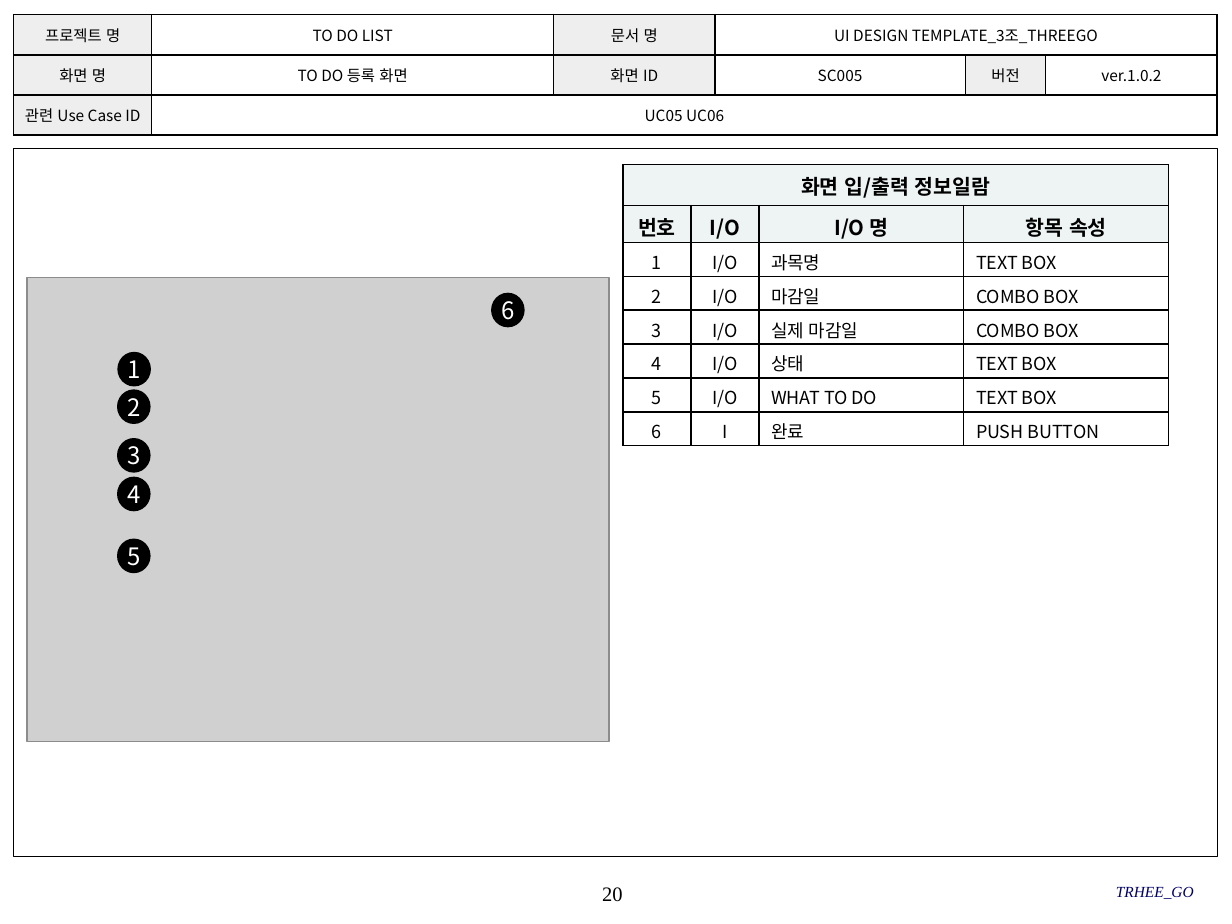
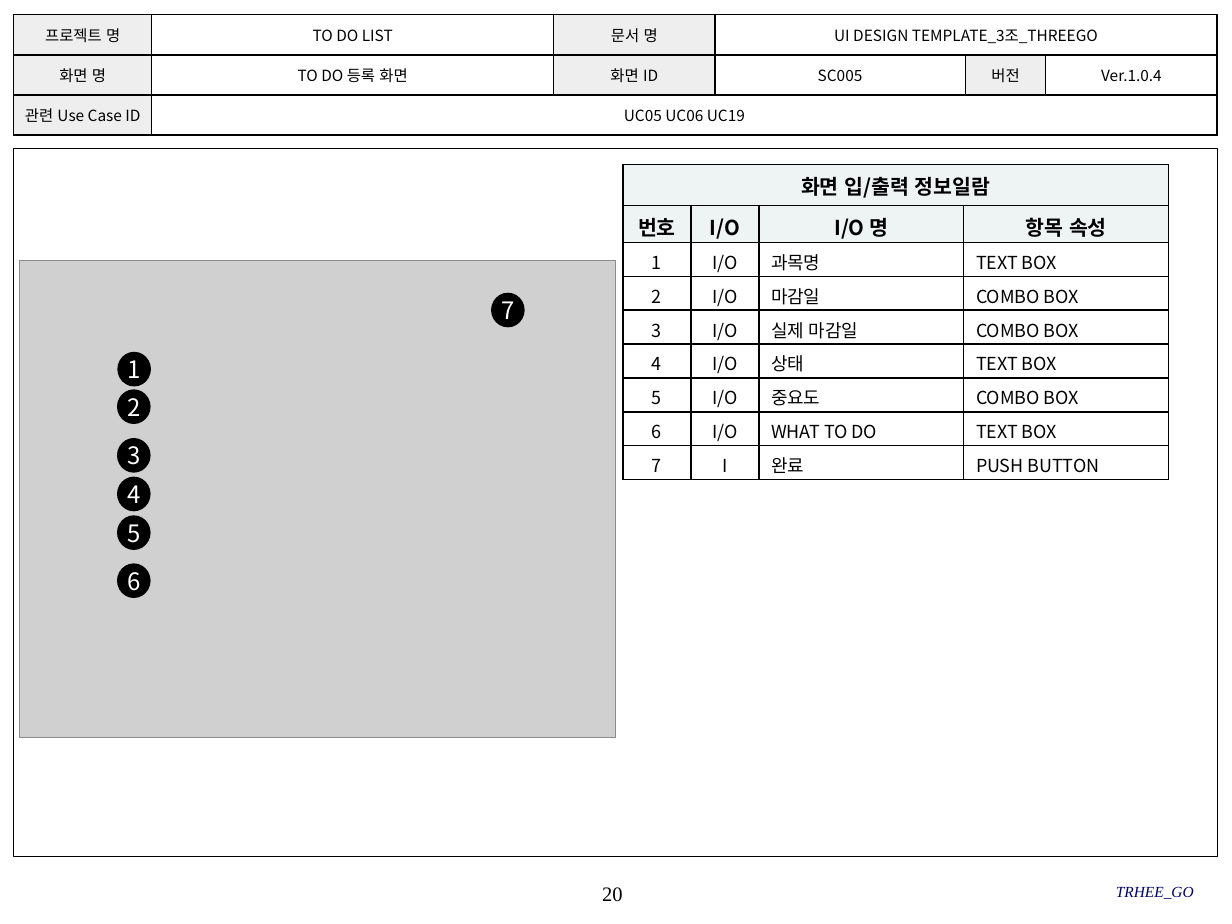
Before and after one commit to SMU-SE-Admin/18-1_3_THREEGO_Doc, a slide deck: slide 20 of 03 설계/UI Design Template_3조_THREEGO.pptx. Drawn at 1232x924 pixels with LibreOffice and Linux fonts; fonts in the diff are those of the drawing; grey boxes stand for pictures; background and template pictures are left out. Boxes give left, top, right and bottom in pixels: in the first picture for what was removed or moved away, otherwise in the second. Text is boxed around its words. In the diff, an @@ line names an element or a change of style, - is before the commit and + after.

```diff
--- a/03 설계/UI Design Template_3조_THREEGO.pptx
+++ b/03 설계/UI Design Template_3조_THREEGO.pptx
@@ table at (14,15,1216,136) @@
-row 2, column 6: ver.1.0.2
+row 2, column 6: Ver.1.0.4
-row 3, column 2: UC05 UC06
+row 3, column 2: UC05 UC06 UC19
@@ table at (623,165,1168,479) @@
-row 7: 5 | I/O | WHAT TO DO | TEXT BOX
-row 8: 6 | I | 완료 | PUSH BUTTON
+row 7: 5 | I/O | 중요도 | COMBO BOX
+row 8: 6 | I/O | WHAT TO DO | TEXT BOX
+row 9: 7 | I | 완료 | PUSH BUTTON
@@ picture: place and size @@
-picture at (27,277,610,742)
+picture at (20,260,616,737)
@@ text in ellipse at (501,301,514,319): text changed @@
-6
+7
@@ ellipse "5": place and size @@
-ellipse "5" at (118,541,148,572)
+ellipse "5" at (118,517,148,548)
@@ ellipse added at (118,565,148,596), fill #000000, outline #000000 2 pt, 14 pt, text #FFFFFF @@
+6
```
Also in this commit, not shown: 22 other slides changed.
